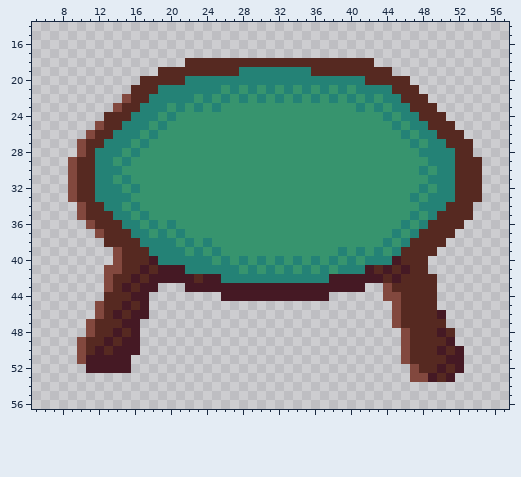
A pixel-art sprite gets an edit: Assets/Scenes/Main Folder/Art and Renders/chair.png. Above, as it was before the edit.
The file is 64x64 pixels. Shown: x 5..57, y 14..56.
The same view after the edit:
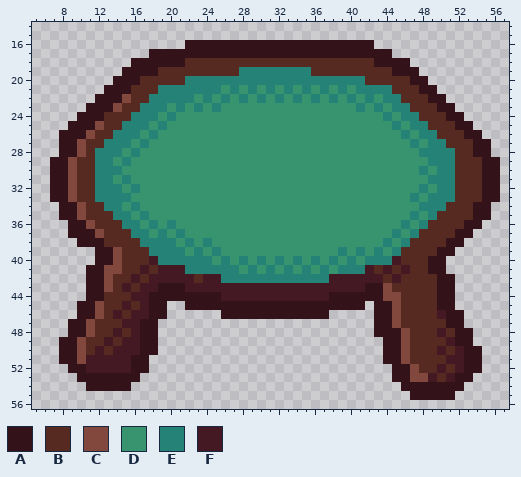
Palette (. is transparent): A #34121a  B #562921  C #82483e  D #37946e  E #248276  F #451924
Edits made:
y 16: x 22..42 ..................... -> AAAAAAAAAAAAAAAAAAAAA
y 17: x 18..44 ........................... -> AAAAAAAAAAAAAAAAAAAAAAAAAAA
y 18: x 16..21 ...... -> AAAAAA; x 43..46 .... -> AAAA
y 19: x 15..18 .... -> AAAA; x 45..47 ... -> AAA
y 20: x 14..16 ... -> AAA; x 47..48 .. -> AA
y 21: x 13..15 ... -> AAA; x 48..49 .. -> AA
y 22: x 12..14 ... -> AAA; x 49..50 .. -> AA
y 23: x 11..13 ... -> AAA; x 50..51 .. -> AA
y 24: x 10..12 ... -> AAA; x 51..52 .. -> AA
y 25: x 9..11 ... -> AAA; x 52..53 .. -> AA
y 26: x 8..10 ... -> AAA; x 53..54 .. -> AA
y 27..28: x 8..9 .. -> AA; x 54..55 .. -> AA
y 29..33: x 7..8 .. -> AA; x 55..56 .. -> AA
y 34..35: x 8..9 .. -> AA; x 54..55 .. -> AA
y 36: x 9..10 .. -> AA; x 53..54 .. -> AA
y 37: x 9..11 ... -> AAA; x 52..53 .. -> AA
y 38: x 10..12 ... -> AAA; x 51..52 .. -> AA
y 39: x 12..13 .. -> AA; x 50..51 .. -> AA
y 40: x 12..13 .. -> AA; x 49..50 .. -> AA
y 41: x 11..12 .. -> AA; x 49..50 .. -> AA
y 42: x 11..12 .. -> AA; x 50..51 .. -> AA
y 43: x 11..12 .. -> AA; x 19..21 ... -> AAA; x 42..43 .. -> AA; x 50..51 .. -> AA
y 44: x 11..12 .. -> AA; x 18..25 ........ -> AAAAAAAA; x 38..43 ...... -> AAAAAA; x 50..51 .. -> AA
y 45: x 10..11 .. -> AA; x 18..19 .. -> AA; x 22..41 .................... -> AAAAAAAAAAAAAAAAAAAA; x 43..44 .. -> AA; x 50..51 .. -> AA
y 46: x 10..11 .. -> AA; x 18..19 .. -> AA; x 26..37 ............ -> AAAAAAAAAAAA; x 43..44 .. -> AA; x 51..52 .. -> AA
y 47: x 9..10 .. -> AA; x 17..18 .. -> AA; x 43..44 .. -> AA; x 51..52 .. -> AA
y 48: x 9..10 .. -> AA; x 17..18 .. -> AA; x 43..45 ... -> AAA; x 52..53 .. -> AA
y 49: x 8..9 .. -> AA; x 17..18 .. -> AA; x 44..45 .. -> AA; x 52..53 .. -> AA
y 50: x 8..9 .. -> AA; x 17..18 .. -> AA; x 44..45 .. -> AA; x 53..54 .. -> AA
y 51: x 8..9 .. -> AA; x 16..17 .. -> AA; x 44..45 .. -> AA; x 53..54 .. -> AA
y 52: x 9..10 .. -> AA; x 16..17 .. -> AA; x 45..46 .. -> AA; x 53..54 .. -> AA
y 53: x 10..16 ....... -> AAAAAAA; x 45..46 .. -> AA; x 52..53 .. -> AA
y 54: x 11..15 ..... -> AAAAA; x 46..52 ....... -> AAAAAAA
y 55: x 47..51 ..... -> AAAAA
